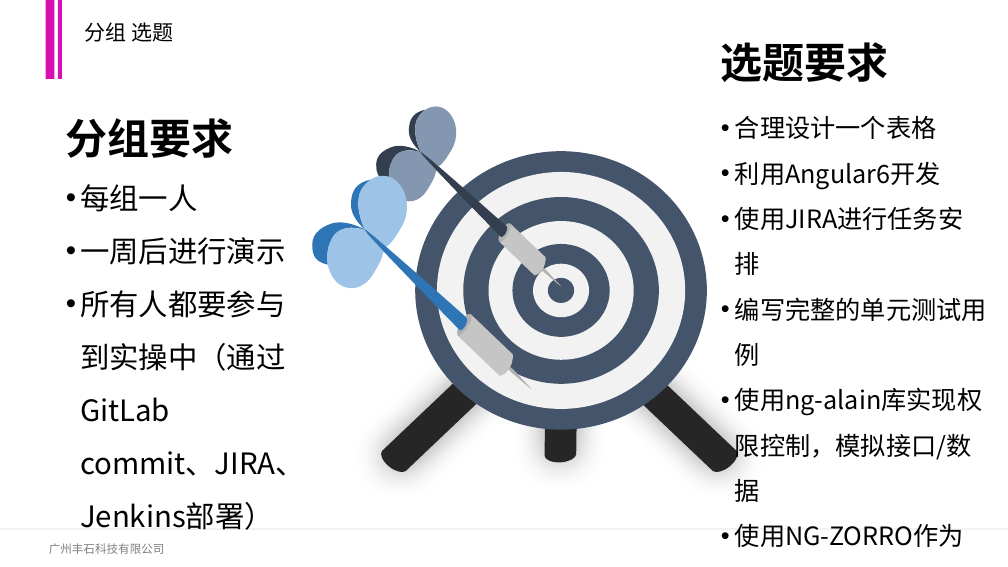
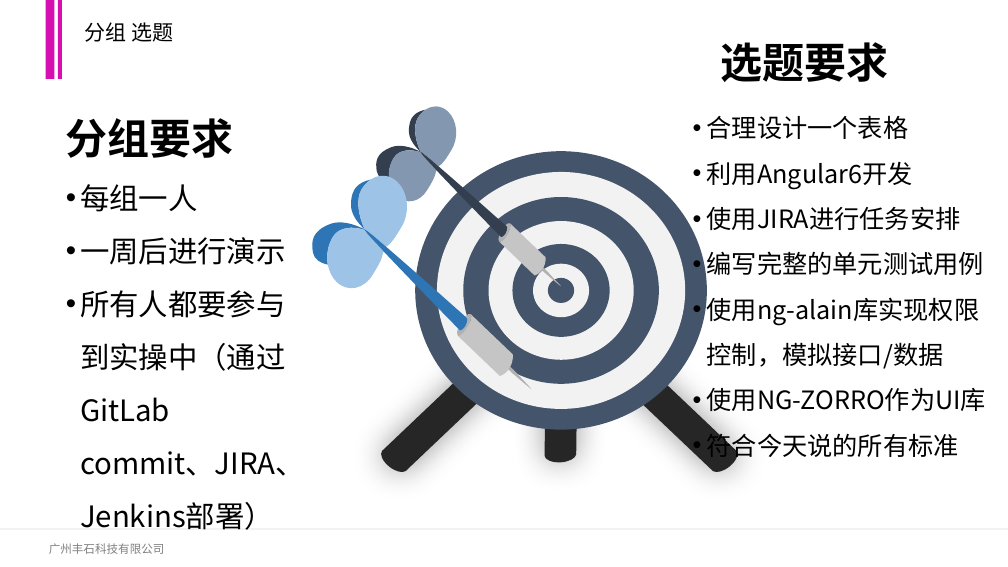
Before and after one commit to Raj6666/angular-training-demo, a slide deck: slide 33 of 培训文档/Web前端研发标准培训Latest.pptx. Drawn at 1008x567 pixels with LibreOffice and Linux fonts; fonts in the diff are those of the drawing; background and template pictures are left out. Boxes give left, top, right and bottom in pixels: in the first picture for what was removed or moved away, otherwise in the second. Text is boxed around its words. In the diff, an @@ line names an element or a change of style, - is before the commit and + after.

```diff
--- a/培训文档/Web前端研发标准培训Latest.pptx
+++ b/培训文档/Web前端研发标准培训Latest.pptx
@@ text "合理设计一个表格" rewrapped from [735, 115, 987, 547] to [707, 115, 986, 462] @@
```
Also in this commit, not shown: 7 other slides changed, 2 slides added, 2 other files.
